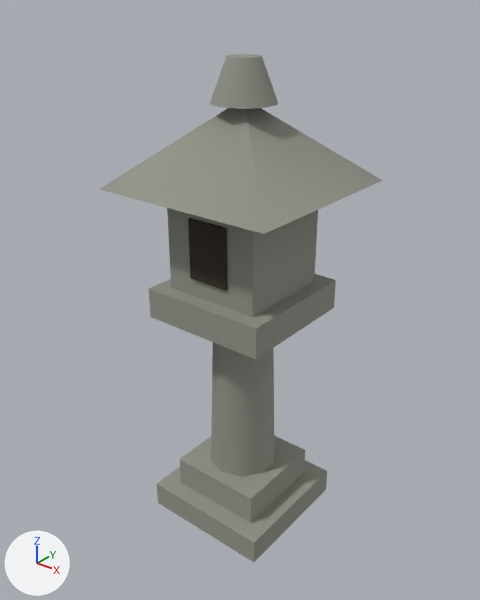
Renders of the glTF model public/assets/models/lantern.glb from each side of a commit.
Both versions are drawn from a 50 mm camera at (2.4, -3.04, 3.51) aimed at (-0.02, -0.01, 1.64). The axes (+X, +Y, +Z) are drawn at lower left. The lights are the same throughout. The older version comes first. Where no turn or scale is listed for an object, it has been applied to the vertices. Vertices at exactly the same position are counted once.

The first picture shows 'darkwood', 'stone'.
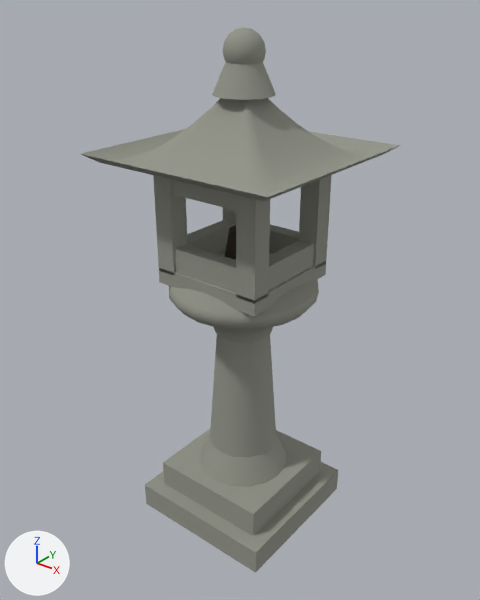
Pixel boxes [x1, y1, x2, y2] of what changed, in the pictures (480 x 600 px):
'stone', reshaped (12% wider, 7% taller): before [99, 54, 383, 562]; after [81, 27, 400, 573]
'darkwood', reshaped: before [188, 218, 228, 291]; after [225, 225, 236, 260]
part 1 of me_mesh_0, added: after [145, 462, 338, 573]
part 2 of me_mesh_0, added: after [163, 428, 321, 536]
part 3 of me_mesh_0, added: after [159, 248, 326, 316]
part 4 of me_mesh_0, added (mostly hidden): after [223, 207, 236, 223]
part 5 of me_mesh_0, added: after [153, 175, 188, 276]
part 6 of me_mesh_0, added: after [299, 175, 332, 269]
part 7 of me_mesh_0, added: after [236, 195, 270, 304]
part 8 of me_mesh_0, added: after [171, 180, 236, 210]
part 9 of me_mesh_0, rebuilt: before [211, 343, 274, 477]; after [210, 335, 276, 458]
part 10 of me_mesh_0, rebuilt (30% shorter): before [210, 54, 278, 109]; after [212, 62, 276, 100]
part 11 of me_mesh_0, rebuilt: before [149, 274, 336, 360]; after [169, 280, 319, 343]
part 12 of me_mesh_0, rebuilt (12% wider, 18% shorter): before [99, 108, 383, 234]; after [81, 98, 400, 201]
part 13 of me_mesh_0, added: after [222, 27, 266, 64]
part 14 of me_mesh_0, added: after [200, 434, 286, 487]
part 15 of me_mesh_0, added: after [175, 220, 314, 293]
part 16 of me_mesh_0, deleted: before [157, 460, 327, 562]
part 17 of me_mesh_0, deleted: before [180, 435, 305, 523]
part 18 of me_mesh_0, deleted: before [167, 208, 318, 317]

The change, as a list of edits to the scene's bpy script:
```text
Change me_mesh_0:
    used by ob_stone; location = (0.0, 0.0, 0.0)
    remove me_mesh_0.from_pydata(...)  # 86 vertices, 136 faces; spans x -0.6..0.6, y -0.6..0.6, z 0.0..3.12
    add me_mesh_0.from_pydata(...)  # 803 vertices, 1356 faces; spans x -0.66..0.66, y -0.66..0.66, z 0.0..3.27
    me_mesh_0 part 1: a new loose piece, a box spanning x -0.51..0.51, y -0.51..0.51, z 0.0..0.18, in mat_stone (grey #93958a)
    me_mesh_0 part 2: a new loose piece, a box spanning x -0.41..0.41, y -0.41..0.41, z 0.18..0.37, in mat_stone (grey #93958a)
    me_mesh_0 part 3: a new loose piece, a box spanning x -0.38..0.38, y -0.38..0.38, z 1.79..1.89, in mat_stone (grey #93958a)
    me_mesh_0 part 4: a new loose piece, a box spanning x -0.38..-0.25, y 0.25..0.38, z 1.87..2.49, in mat_stone (grey #93958a)
    me_mesh_0 part 5: a new loose piece, a box spanning x -0.38..-0.25, y -0.38..-0.25, z 1.87..2.49, in mat_stone (grey #93958a)
    me_mesh_0 part 6: a new loose piece, a box spanning x 0.25..0.38, y 0.25..0.38, z 1.87..2.49, in mat_stone (grey #93958a)
    me_mesh_0 part 7: a new loose piece, a box spanning x 0.25..0.38, y -0.38..-0.25, z 1.87..2.49, in mat_stone (grey #93958a)
    me_mesh_0 part 8: a new loose piece, a box spanning x -0.26..0.26, y -0.36..-0.26, z 2.38..2.5, in mat_stone (grey #93958a)
    me_mesh_0 part 9: the loose piece of 24 vertices spanning x -0.23..0.23, y -0.24..0.24, z 0.35..1.65 is rebuilt with 36 vertices and now spans x -0.24..0.24, y -0.24..0.24, z 0.54..1.49
    me_mesh_0 part 10: the loose piece of 24 vertices spanning x -0.19..0.19, y -0.2..0.2, z 2.88..3.12 is rebuilt with 36 vertices and now spans x -0.18..0.18, y -0.18..0.18, z 2.92..3.1
    me_mesh_0 part 11: the loose piece of 8 vertices spanning x -0.43..0.43, y -0.43..0.43, z 1.55..1.75 is rebuilt with 126 vertices and now spans x -0.48..0.48, y -0.48..0.48, z 1.43..1.84
    me_mesh_0 part 12: the loose piece of 6 vertices spanning x -0.6..0.6, y -0.6..0.6, z 2.4..2.9 is rebuilt with 369 vertices and now spans x -0.66..0.66, y -0.66..0.66, z 2.56..2.94
    me_mesh_0 part 13: a new loose piece of 104 vertices spanning x -0.12..0.12, y -0.12..0.12, z 3.03..3.27, in mat_stone (grey #93958a)
    me_mesh_0 part 14: a new loose piece of 36 vertices spanning x -0.32..0.32, y -0.32..0.32, z 0.37..0.56, in mat_stone (grey #93958a)
    me_mesh_0 part 15: a new loose piece of 24 vertices spanning x -0.36..0.36, y -0.36..0.36, z 1.88..2.04, in mat_stone (grey #93958a)
    me_mesh_0 part 16: the loose piece of 8 vertices spanning x -0.45..0.45, y -0.45..0.45, z 0.0..0.18 is deleted
    me_mesh_0 part 17: 8 vertices removed from x -0.32..0.32, y -0.32..0.32, z 0.17..0.39
    me_mesh_0 part 18: 8 vertices removed from x -0.32..0.32, y -0.32..0.32, z 1.62..2.38
    other edits to the shape of me_mesh_0 do not show in these pictures
Change me_mesh_1:
    used by ob_darkwood; location = (0.0, 0.0, 0.0)
    remove me_mesh_1.from_pydata(...)  # 16 vertices, 24 faces; spans x -0.14..0.14, y -0.343..0.343, z 1.87..2.25
    add me_mesh_1.from_pydata(...)  # 28 vertices, 48 faces; spans x -0.12..0.12, y -0.12..0.12, z 1.94..2.12
    me_mesh_1 part 19: the whole mesh is rebuilt
```
